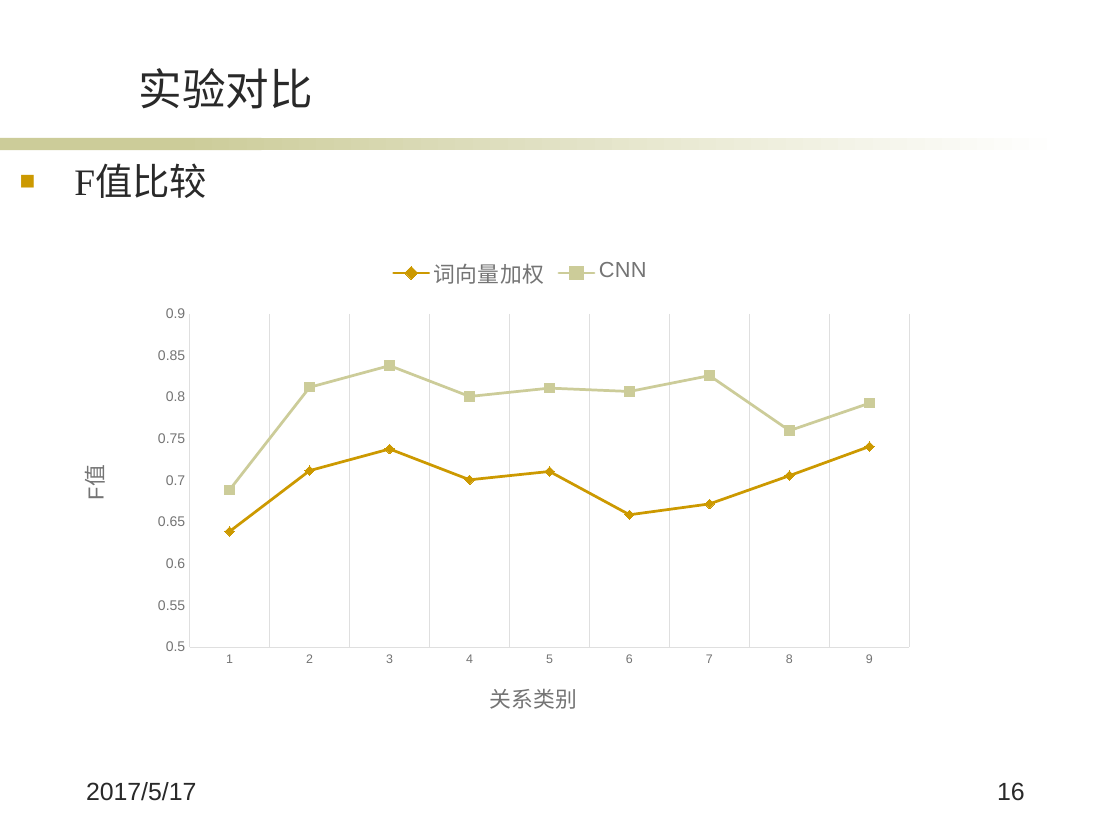
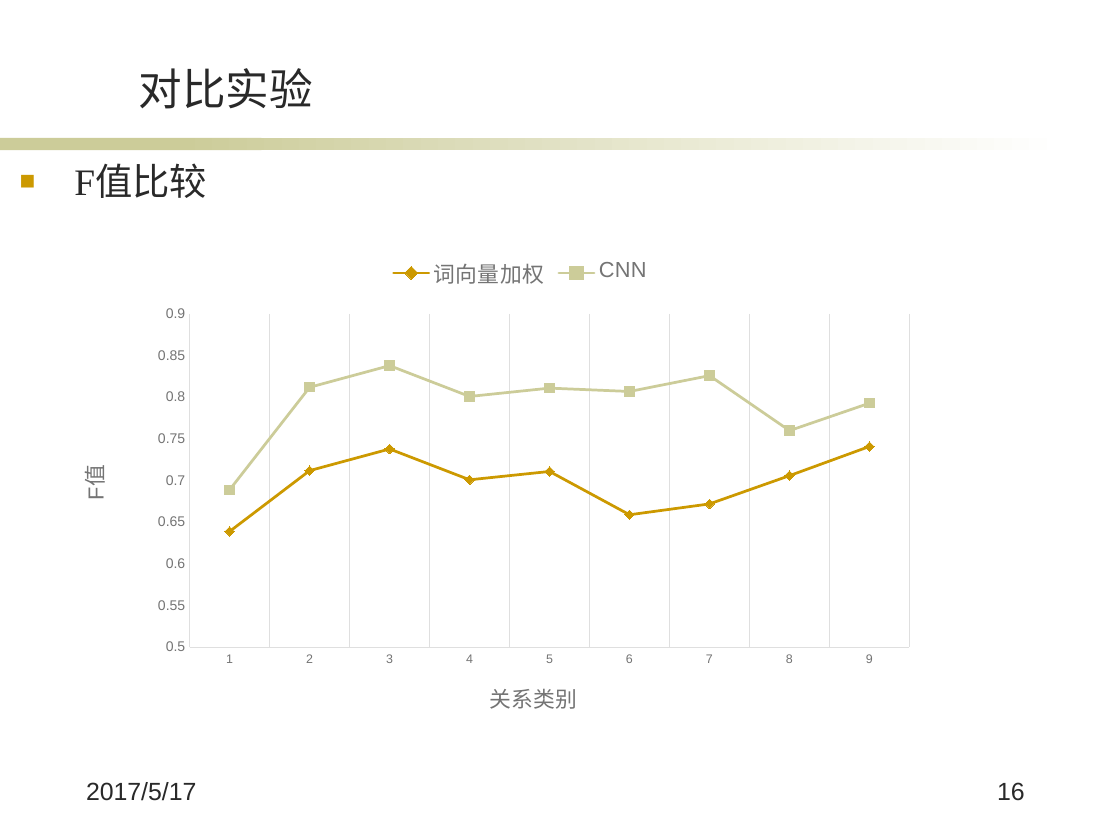
Before and after one commit to wqpod2g/paper, a slide deck: slide 16 of 毕业答辩ppt.pptx. Drawn at 1120x840 pixels with LibreOffice and Linux fonts; fonts in the diff are those of the drawing; background and template pictures are left out. Boxes give left, top, right and bottom in pixels: in the first picture for what was removed or moved away, otherwise in the second. Text is boxed around its words. In the diff, an @@ line names an element or a change of style, - is before the commit and + after.

```diff
--- a/毕业答辩ppt.pptx
+++ b/毕业答辩ppt.pptx
@@ title at <box>139,68,313,109</box>: text changed @@
-实验对比
+对比实验
```
Also in this commit, not shown: 3 other slides changed.
